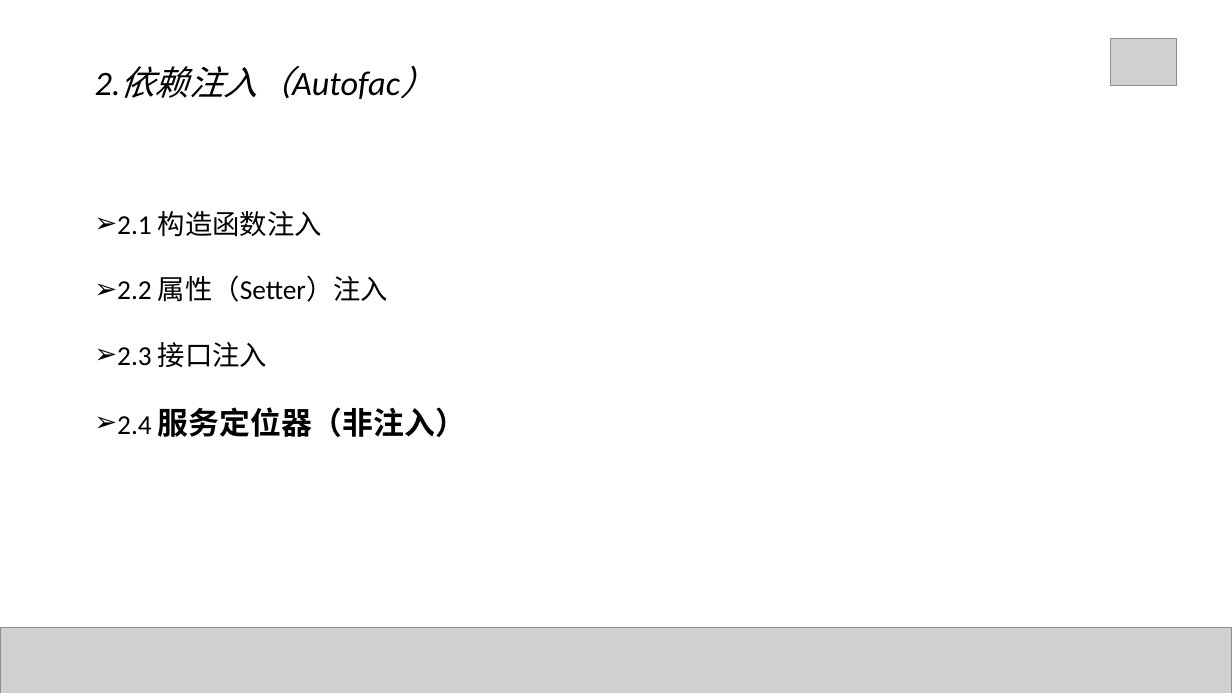
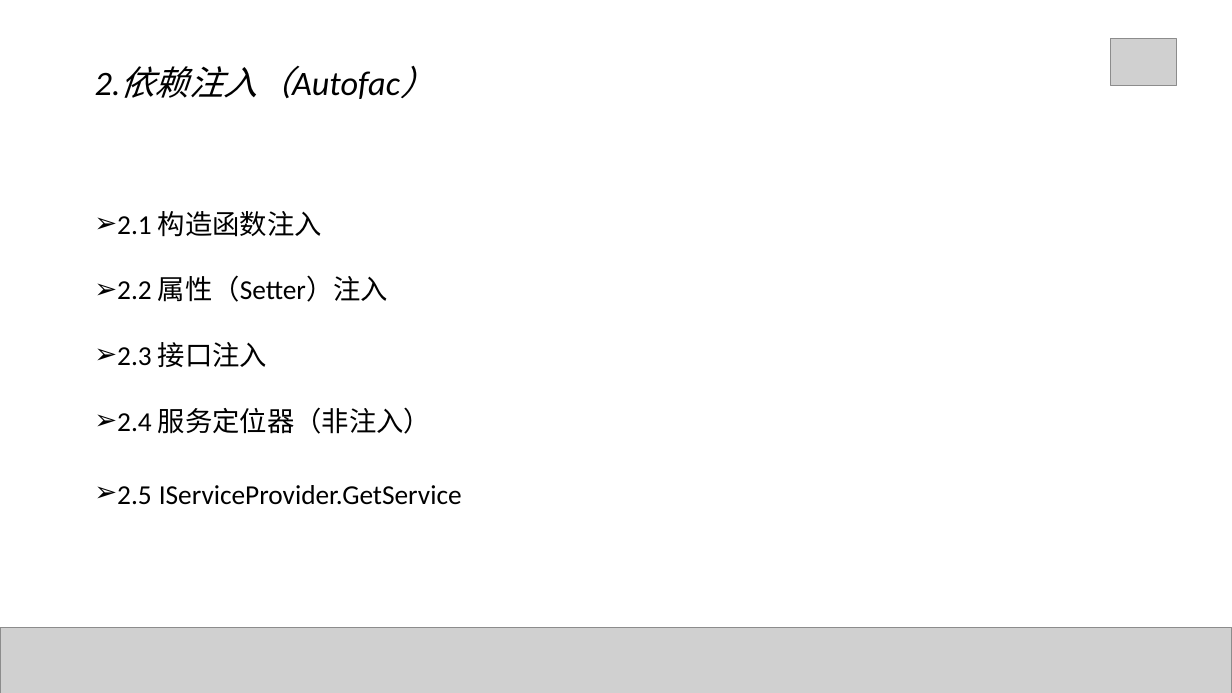
Before and after one commit to Mrchensama/DependenceInjection, a slide deck: slide 26 of 陈胡-依赖注入.pptx (slide 17 before the commit). Drawn at 1232x693 pixels with LibreOffice and Linux fonts; fonts in the diff are those of the drawing; grey boxes stand for pictures. Boxes give left, top, right and bottom in pixels: in the first picture for what was removed or moved away, otherwise in the second. Text is boxed around its words. In the diff, an @@ line names an element or a change of style, - is before the commit and + after.

```diff
--- a/陈胡-依赖注入.pptx
+++ b/陈胡-依赖注入.pptx
@@ text at box(117, 211, 431, 434): size 18 to 16 pt, bold off in "服务定位器（非注入）"; indent changed @@
@@ text at box(117, 485, 462, 505): paragraph added @@
+➢ 2.5 IServiceProvider.GetService
```
Also in this commit, not shown: 7 other slides changed, 14 slides added, 4 slides removed, 5 other files.
